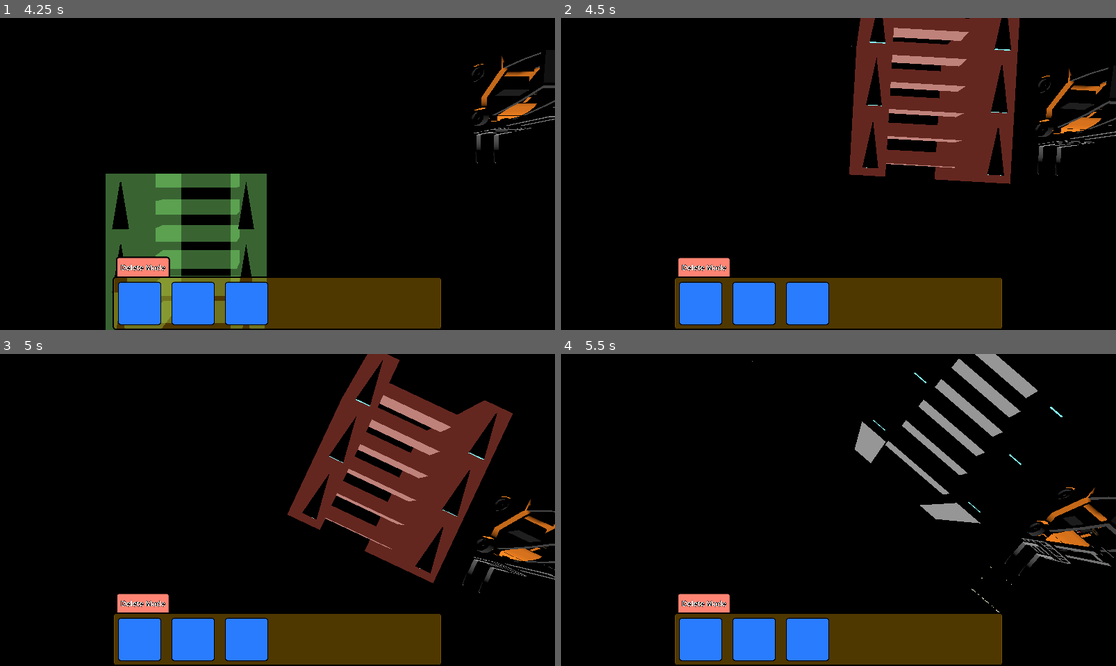
Above: before the commit, frames 1-4 (two rows, left to right).
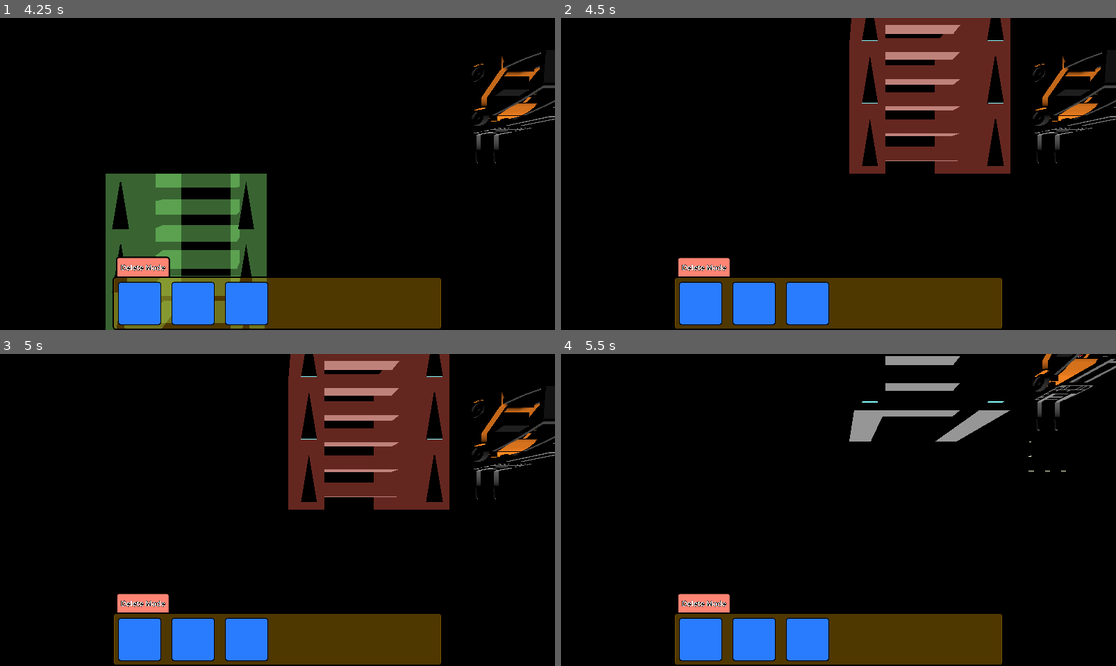
Above: after the commit, the same moments.

Repository: ThomsenK4oss/FactoryTycoon
Game: Godot game, scene res://Scenes/main.tscn
The game is run twice, just before and just after one commit, with the same random seed, the same clock (stepped at 60 frames per second) and the same inputs.
Inputs (mouse positions are in pixels of both pictures, inside the frame that each line leads up to):
- Up to frame 1 (4.25 s): click (138, 301) at 0.5 s; click (194, 301) at 1.25 s; click "Play" at 2 s; click (244, 301) at 2.75 s; click "s" at 3.5 s
- Up to frame 2 (4.5 s): tap Enter at 4.25 s; move the mouse to (960, 158) at 4.27 s; hold E (rotate_right, bound only before the commit) from 4.28 s (still down); hold Shift (Shift) from 4.28 s (still down); click (960, 158) at 4.35 s
- Up to frame 3 (5 s): keep holding E (rotate_right, bound only before the commit); keep holding Shift (Shift)
- Up to frame 4 (5.5 s): move the mouse to (727, 525) at 5.02 s; release E (rotate_right, bound only before the commit) at 5.03 s; release Shift (Shift) at 5.03 s; hold S (down) from 5.03 s (still down); tap Shift (Shift) at 5.1 s; tap R (r) at 5.3 s

Frame 1 is identical in both runs. In frame 2, 6.9% of the frame differs, in the area x 51-100%, y 0-54%; in frame 3, 15%, in the area x 51-100%, y 0-77%; in frame 4, 6.4%.

Commit message:
Delete, Machine + belts
I added a delete mode which allows you to delete machine and get 75% of the cost back. I also added costs to machines and belts

Diff:
--- a/Scenes/Machines/Belts/Straight Conveyor.tscn
+++ b/Scenes/Machines/Belts/Straight Conveyor.tscn
@@ -23,6 +23,9 @@
 
 [sub_resource type="StandardMaterial3D" id="StandardMaterial3D_afh4a"]
 albedo_color = Color(0.509804, 1, 1, 1)
+
+[sub_resource type="BoxShape3D" id="BoxShape3D_8gvxq"]
+size = Vector3(5, 3, 6)
 
 [node name="Conveyor_Belt" type="Node3D" node_paths=PackedStringArray("belt_parts", "path")]
 script = ExtResource("1_8gvxq")
@@ -115,4 +118,13 @@
 mesh = SubResource("PrismMesh_8gvxq")
 surface_material_override/0 = SubResource("StandardMaterial3D_afh4a")
 
+[node name="StaticBody3D" type="StaticBody3D" parent="."]
+collision_layer = 2147483648
+collision_mask = 0
+
+[node name="CollisionShape3D" type="CollisionShape3D" parent="StaticBody3D"]
+transform = Transform3D(1, 0, 0, 0, 1, 0, 0, 0, 1, 0, 1.5, 0)
+shape = SubResource("BoxShape3D_8gvxq")
+disabled = true
+
 [connection signal="area_entered" from="Area3D" to="." method="_on_area_3d_area_entered"]
--- a/Scenes/Machines/Belts/curved left conveyor.tscn
+++ b/Scenes/Machines/Belts/curved left conveyor.tscn
@@ -26,6 +26,9 @@
 
 [sub_resource type="StandardMaterial3D" id="StandardMaterial3D_knop5"]
 albedo_color = Color(0.509804, 1, 1, 1)
+
+[sub_resource type="BoxShape3D" id="BoxShape3D_3mdsh"]
+size = Vector3(5.5, 3, 5.5)
 
 [node name="Curve_Right_Basic_Conveyor" type="Node3D" node_paths=PackedStringArray("belt_parts", "path")]
 script = ExtResource("1_3mdsh")
@@ -118,4 +121,13 @@
 mesh = SubResource("PrismMesh_3mdsh")
 surface_material_override/0 = SubResource("StandardMaterial3D_knop5")
 
+[node name="StaticBody3D" type="StaticBody3D" parent="."]
+collision_layer = 2147483648
+collision_mask = 0
+
+[node name="CollisionShape3D" type="CollisionShape3D" parent="StaticBody3D"]
+transform = Transform3D(1, 0, 0, 0, 1, 0, 0, 0, 1, -0.25, 1.5, 0.25)
+shape = SubResource("BoxShape3D_3mdsh")
+disabled = true
+
 [connection signal="area_entered" from="Area3D" to="." method="_on_area_3d_area_entered"]
--- a/Scenes/Machines/Belts/curved right conveyor.tscn
+++ b/Scenes/Machines/Belts/curved right conveyor.tscn
@@ -26,6 +26,9 @@
 
 [sub_resource type="StandardMaterial3D" id="StandardMaterial3D_mwq0g"]
 albedo_color = Color(0.509804, 1, 1, 1)
+
+[sub_resource type="BoxShape3D" id="BoxShape3D_xh5jg"]
+size = Vector3(5.5, 3, 5.5)
 
 [node name="Curve_Right_Basic_Conveyor" type="Node3D" node_paths=PackedStringArray("belt_parts", "path")]
 script = ExtResource("1_1gusy")
@@ -118,4 +121,13 @@
 mesh = SubResource("PrismMesh_xh5jg")
 surface_material_override/0 = SubResource("StandardMaterial3D_mwq0g")
 
+[node name="StaticBody3D" type="StaticBody3D" parent="."]
+collision_layer = 2147483648
+collision_mask = 0
+
+[node name="CollisionShape3D" type="CollisionShape3D" parent="StaticBody3D"]
+transform = Transform3D(1, 0, 0, 0, 1, 0, 0, 0, 1, 0.25, 1.5, 0.25)
+shape = SubResource("BoxShape3D_xh5jg")
+disabled = true
+
 [connection signal="area_entered" from="Area3D" to="." method="_on_area_3d_area_entered"]
--- a/Scenes/Machines/machine.tscn
+++ b/Scenes/Machines/machine.tscn
@@ -15,6 +15,9 @@
 "tilts": PackedFloat32Array(0, 0)
 }
 point_count = 2
+
+[sub_resource type="BoxShape3D" id="BoxShape3D_s6nf4"]
+size = Vector3(4, 4, 5)
 
 [node name="Machine" type="Node3D" node_paths=PackedStringArray("path", "machine_parts", "spawn_timer")]
 script = ExtResource("1_63um2")
@@ -40,4 +43,13 @@
 [node name="Path3D" type="Path3D" parent="."]
 curve = SubResource("Curve3D_s6nf4")
 
+[node name="StaticBody3D" type="StaticBody3D" parent="."]
+collision_layer = 2147483648
+collision_mask = 0
+
+[node name="CollisionShape3D" type="CollisionShape3D" parent="StaticBody3D"]
+transform = Transform3D(1, 0, 0, 0, 1, 0, 0, 0, 1, 0, 2, -0.5)
+shape = SubResource("BoxShape3D_s6nf4")
+disabled = true
+
 [connection signal="timeout" from="Spawn_Timer" to="." method="_on_spawn_timer_timeout"]
--- a/Scenes/UI/ui.tscn
+++ b/Scenes/UI/ui.tscn
@@ -1,9 +1,12 @@
-[gd_scene load_steps=10 format=3 uid="uid://b5n7r4rot3x6r"]
+[gd_scene load_steps=11 format=3 uid="uid://b5n7r4rot3x6r"]
 
 [ext_resource type="PackedScene" uid="uid://cu18ccgqvbqgo" path="res://Scenes/UI/tool-button.tscn" id="1_ahcct"]
 [ext_resource type="Script" uid="uid://cx8cbvtm3prth" path="res://Scripts/UI/toolbox.gd" id="1_de23q"]
 [ext_resource type="PackedScene" uid="uid://8dvu7wfgxggf" path="res://Scenes/UI/ESC_UI.tscn" id="3_c7mb3"]
 [ext_resource type="PackedScene" uid="uid://cfrw4tgf17ao6" path="res://Scenes/UI/belt_ui.tscn" id="4_fo61o"]
+
+[sub_resource type="StyleBoxFlat" id="StyleBoxFlat_fo61o"]
+bg_color = Color(1, 0.621042, 0.563658, 0.0980392)
 
 [sub_resource type="StyleBoxFlat" id="StyleBoxFlat_ej242"]
 bg_color = Color(0.788235, 0.54902, 0, 0.392157)
@@ -30,6 +33,7 @@
 
 [sub_resource type="SystemFont" id="SystemFont_1c2ca"]
 font_names = PackedStringArray("Bowlby One SC")
+subpixel_positioning = 0
 
 [sub_resource type="LabelSettings" id="LabelSettings_duuxe"]
 font = SubResource("SystemFont_1c2ca")
@@ -42,7 +46,16 @@
 [node name="CanvasLayer" type="CanvasLayer" parent="."]
 process_mode = 3
 
-[node name="Toolbox" type="Panel" parent="CanvasLayer" node_paths=PackedStringArray("Pause_Menu", "Belt_Menu")]
+[node name="Delete_indicator" type="Panel" parent="CanvasLayer"]
+visible = false
+anchors_preset = 15
+anchor_right = 1.0
+anchor_bottom = 1.0
+grow_horizontal = 2
+grow_vertical = 2
+theme_override_styles/panel = SubResource("StyleBoxFlat_fo61o")
+
+[node name="Toolbox" type="Panel" parent="CanvasLayer" node_paths=PackedStringArray("Pause_Menu", "Belt_Menu", "delete_indicator")]
 anchors_preset = 7
 anchor_left = 0.5
 anchor_top = 1.0
@@ -57,6 +70,7 @@
 script = ExtResource("1_de23q")
 Pause_Menu = NodePath("../Pause_Menu")
 Belt_Menu = NodePath("../Belt_Menu")
+delete_indicator = NodePath("../Delete_indicator")
 
 [node name="GridContainer" type="GridContainer" parent="CanvasLayer/Toolbox"]
 layout_mode = 1
--- a/Scenes/main.tscn
+++ b/Scenes/main.tscn
@@ -9,6 +9,7 @@
 [ext_resource type="Material" uid="uid://dlj3ene0f3bho" path="res://Textures/Can_place_texture.tres" id="7_ynf5e"]
 [ext_resource type="Material" uid="uid://de0wd5avy28x5" path="res://Textures/Cant_place_texture.tres" id="8_hptm8"]
 [ext_resource type="Script" uid="uid://bb6gsofcqe8so" path="res://Scripts/belt_controller.gd" id="9_ynf5e"]
+[ext_resource type="Script" uid="uid://c8r67noe3brmk" path="res://Scripts/delete_controller.gd" id="10_hptm8"]
 
 [node name="Factory" type="Node3D" groups=["FactoryNode"]]
 
@@ -53,3 +54,6 @@
 current_belt = NodePath("../Current_belt")
 can_place_texture = ExtResource("7_ynf5e")
 cant_place_texture = ExtResource("8_hptm8")
+
+[node name="DeleteController" type="Node" parent="."]
+script = ExtResource("10_hptm8")
--- a/Scripts/Belts/Belt.gd
+++ b/Scripts/Belts/Belt.gd
@@ -1,6 +1,8 @@
 extends Node3D
 
 var outputs: Array[PathFollow3D]
+
+var return_amount: float
 
 @export var belt_name: String
 
@@ -12,11 +14,23 @@
 
 var active: bool = false
 
+func activate_collision():
+	$StaticBody3D/CollisionShape3D.disabled = false
+
+func delete_items():
+	active = false
+	for i in outputs:
+		outputs.erase(i)
+
+	for i in path.get_children():
+		i.queue_free()
+
 func _process(delta: float) -> void:
 	if active:
 		for i in outputs:
-			if i.progress_ratio == 1:
-				outputs.erase(i)
+			if i != null:
+				if i.progress_ratio == 1:
+					outputs.erase(i)
 
 func _on_area_3d_area_entered(area: Area3D) -> void:
 	if active:
--- a/Scripts/CameraController.gd
+++ b/Scripts/CameraController.gd
@@ -22,19 +22,17 @@
 	zoom_target = camera.position.z
 
 func _process(delta: float) -> void:
-	if Input.is_action_just_pressed("rotate"):
+	if Input.is_action_just_pressed("Right_Click"):
 		Input.set_mouse_mode(Input.MOUSE_MODE_CAPTURED)
-	elif Input.is_action_just_released("rotate"):
+	elif Input.is_action_just_released("Right_Click"):
 		Input.set_mouse_mode(Input.MOUSE_MODE_VISIBLE)
 	# get input directions
 	var input_directions = Input.get_vector("left","right","up","down")
 	var movement_directions = (transform.basis * Vector3(input_directions.x,0,input_directions.y)).normalized()
-	var rotate_keys = Input.get_axis("rotate_left", "rotate_right")
 	var zoom_dir = (int(Input.is_action_just_pressed("zoom_out"))-
 					int(Input.is_action_just_released("zoom_in")))
 
 	move_target += move_speed * movement_directions
-	rotate_target += rotate_keys * rotate_speed
 	zoom_target += zoom_dir * zoom_speed
 
 	position = lerp(position, move_target, 0.05)
@@ -42,7 +40,7 @@
 	camera.position.z = lerp(camera.position.z, zoom_target, 0.1)
 
 func _unhandled_input(event: InputEvent) -> void:
-	if event is InputEventMouseMotion and Input.is_action_pressed("rotate"):
+	if event is InputEventMouseMotion and Input.is_action_pressed("Right_Click"):
 		rotate_target -= event.relative.x * mouse_sesitivity
 		rotationx.rotation_degrees.x -= event.relative.y * mouse_sesitivity
 		rotationx.rotation_degrees.x = clamp(rotationx.rotation_degrees.x, -10, 90)
--- a/Scripts/Machines/machine_belt.gd
+++ b/Scripts/Machines/machine_belt.gd
@@ -1,6 +1,8 @@
 extends Node3D
 
 var machine_name: String = "Test"
+
+var return_amount: float
 
 @export var path: Path3D
 
@@ -9,6 +11,13 @@
 @export var spawn_timer: Timer
 
 @export var output: PackedScene
+
+func delete_items():
+	for i in path.get_children():
+		i.queue_free()
+
+func activate_collision():
+	$StaticBody3D/CollisionShape3D.disabled = false
 
 func start_output():
 	spawn_timer.start()
--- a/Scripts/UI/toolbox.gd
+++ b/Scripts/UI/toolbox.gd
@@ -1,10 +1,12 @@
 extends Panel
+
+@onready var container: GridContainer = $GridContainer
 
 @export var Pause_Menu: GridContainer
 
 @export var Belt_Menu: Panel
 
-@onready var container: GridContainer = $GridContainer
+@export var delete_indicator: Panel
 
 func _ready() -> void:
 	for i in container.get_child_count():
@@ -20,4 +22,9 @@
 		Belt_Menu.visible = !Belt_Menu.visible
 
 func _on_delete_machines_pressed() -> void:
-	pass # Replace with function body.
+	if Database.delete_mode == false:
+		Database.delete_mode = true
+		delete_indicator.visible = true
+	else:
+		Database.delete_mode = false
+		delete_indicator.visible = false
--- a/Scripts/belt_controller.gd
+++ b/Scripts/belt_controller.gd
@@ -18,7 +18,7 @@
 
 	if show_belt:
 		if can_place():
-			if Input.is_action_just_pressed("Click"):
+			if Input.is_action_just_pressed("Left_Click"):
 				place_belt()
 		if Input.is_action_just_released("Shift"):
 			Database.selected_belt = {}
@@ -126,34 +126,47 @@
 		return false
 
 func place_belt():
-	var mouse_pos = get_mouse_pos()
-	if mouse_pos:
-		var local_pos = grid_map.to_local(mouse_pos)
-		var map_pos = grid_map.local_to_map(local_pos)
-		var pos = Vector3(place_on_grid(map_pos).x, 0.5, place_on_grid(map_pos).z)
+	if Database.current_save["Gold"] >= Database.selected_belt["Cost"]:
+		var mouse_pos = get_mouse_pos()
+		if mouse_pos:
+			var local_pos = grid_map.to_local(mouse_pos)
+			var map_pos = grid_map.local_to_map(local_pos)
+			var pos = Vector3(place_on_grid(map_pos).x, 0.5, place_on_grid(map_pos).z)
 
-		if Input.is_action_pressed("Shift"):
-			var instance = load(Database.selected_belt["Scene"]).instantiate()
-			belts_holder.add_child(instance)
+			if Input.is_action_pressed("Shift"):
+				var instance = load(Database.selected_belt["Scene"]).instantiate()
+				belts_holder.add_child(instance)
 
-			instance.global_position = Vector3(pos.x, 0.5, pos.z)
-			instance.rotation_degrees.y = current_belt.rotation_degrees.y
+				instance.global_position = Vector3(pos.x, 0.5, pos.z)
+				instance.rotation_degrees.y = current_belt.rotation_degrees.y
 
-			Database.placed_belts[Database.placed_belts.size()] = instance.global_position
+				instance.activate_collision()
 
-			instance.active = true
-		else:
-			var instance = load(Database.selected_belt["Scene"]).instantiate()
-			belts_holder.add_child(instance)
+				Database.placed_belts[Database.placed_belts.size()] = instance.global_position
 
-			instance.global_position = Vector3(pos.x, 0.5, pos.z)
-			instance.rotation_degrees.y = current_belt.rotation_degrees.y
+				Database.current_save["Gold"] -= Database.selected_belt["Cost"]
 
-			Database.placed_belts[Database.placed_belts.size()] = instance.global_position
+				instance.return_amount = (Database.selected_belt["Cost"] * 0.75)
 
-			instance.active = true
+				instance.active = true
+			else:
+				var instance = load(Database.selected_belt["Scene"]).instantiate()
+				belts_holder.add_child(instance)
 
-			Database.selected_belt = {}
-			show_belt = false
+				instance.global_position = Vector3(pos.x, 0.5, pos.z)
+				instance.rotation_degrees.y = current_belt.rotation_degrees.y
 
-			current_belt.visible = false
+				instance.activate_collision()
+
+				Database.placed_belts[Database.placed_belts.size()] = instance.global_position
+
+				Database.current_save["Gold"] -= Database.selected_belt["Cost"]
+
+				instance.return_amount = (Database.selected_belt["Cost"] * 0.75)
+
+				instance.active = true
+
+				Database.selected_belt = {}
+				show_belt = false
+
+				current_belt.visible = false
--- /dev/null
+++ b/Scripts/delete_controller.gd
@@ -0,0 +1,105 @@
+extends Node
+
+@onready var grid_map: GridMap = get_parent().get_node("Tiles/Map_System/GridMap")
+
+var belt_at_pos: bool
+var machine_at_pos: bool
+
+func _input(event: InputEvent) -> void:
+	if event.is_action_pressed("Left_Click"):
+		delete_machine()
+		delete_belt()
+
+func get_mouse_pos():
+	var mouse_pos = get_viewport().get_mouse_position()
+
+	var camera = get_viewport().get_camera_3d()
+	var origin = camera.project_ray_origin(mouse_pos)
+	var direction = camera.project_ray_normal(mouse_pos)
+
+	var space_state = get_parent().get_world_3d().direct_space_state
+	var ray_length = 1000
+	var end = origin + direction * ray_length
+	var query = PhysicsRayQueryParameters3D.create(origin, end)
+	var result = space_state.intersect_ray(query)
+
+	if result:
+		var mouse_position_3D = result["position"]
+		return mouse_position_3D
+	return null
+
+func get_structure():
+	var mouse_pos = get_viewport().get_mouse_position()
+
+	var camera = get_viewport().get_camera_3d()
+	var origin = camera.project_ray_origin(mouse_pos)
+	var direction = camera.project_ray_normal(mouse_pos)
+
+	var space_state = get_parent().get_world_3d().direct_space_state
+	var ray_length = 1000
+	var end = origin + direction * ray_length
+	var query = PhysicsRayQueryParameters3D.create(origin, end)
+	var result = space_state.intersect_ray(query)
+
+	if result:
+		var stucture = result["collider"]
+		return stucture
+	return null
+
+func place_on_grid(map_pos) -> Vector3:
+	var grid_local_pos = grid_map.map_to_local(map_pos)
+	var grid_pos = grid_map.to_global(grid_local_pos)
+
+	return Vector3(grid_pos.x, 0.5, grid_pos.z)
+
+func check_grid_pos(pos):
+	for i in Database.placed_belts:
+		if Database.placed_belts[i] == pos:
+			belt_at_pos = true
+			machine_at_pos = false
+			return
+
+	for i in Database.placed_machines:
+		if Database.placed_machines[i] == pos:
+			machine_at_pos = true
+			belt_at_pos = false
+			return
+
+	belt_at_pos = false
+	machine_at_pos = false
+
+func delete_machine():
+	if Database.delete_mode:
+		var mouse_pos = get_mouse_pos()
+		if mouse_pos != null:
+			var local_pos = grid_map.to_local(mouse_pos)
+			var map_pos = grid_map.local_to_map(local_pos)
+			var grid_pos = place_on_grid(map_pos)
+
+			check_grid_pos(grid_pos)
+			if machine_at_pos:
+				for i in Database.placed_machines:
+					if Database.placed_machines[i] == grid_pos:
+						Database.current_save["Gold"] += get_structure().get_parent().return_amount
+						Database.placed_machines.erase(i)
+						get_structure().get_parent().delete_items()
+						get_structure().get_parent().queue_free()
+						break
+
+func delete_belt():
+	if Database.delete_mode:
+		var mouse_pos = get_mouse_pos()
+		if mouse_pos != null:
+			var local_pos = grid_map.to_local(mouse_pos)
+			var map_pos = grid_map.local_to_map(local_pos)
+			var grid_pos = place_on_grid(map_pos)
+
+			check_grid_pos(grid_pos)
+			if belt_at_pos:
+				for i in Database.placed_belts:
+					if Database.placed_belts[i] == grid_pos:
+						Database.current_save["Gold"] += get_structure().get_parent().return_amount
+						Database.placed_belts.erase(i)
+						get_structure().get_parent().delete_items()
+						get_structure().get_parent().queue_free()
+						break
--- a/Scripts/machine_controller.gd
+++ b/Scripts/machine_controller.gd
@@ -20,8 +20,13 @@
 
 	if show_machine:
 		if can_place():
-			if Input.is_action_just_pressed("Click"):
+			if Input.is_action_just_pressed("Left_Click"):
 				place_machine()
+		if Input.is_action_just_released("Shift"):
+			Database.selected_belt = {}
+			show_machine = false
+
+			current_machine.visible = false
 
 func get_mouse_pos():
 	var mouse_pos = get_viewport().get_mouse_position()
@@ -123,34 +128,47 @@
 		return false
 
 func place_machine():
-	var mouse_pos = get_mouse_pos()
-	if mouse_pos:
-		var local_pos = grid_map.to_local(mouse_pos)
-		var map_pos = grid_map.local_to_map(local_pos)
-		var pos = Vector3(place_on_grid(map_pos).x, 0.5, place_on_grid(map_pos).z)
+	if Database.current_save["Gold"] >= Database.selected_machine["Cost"]:
+		var mouse_pos = get_mouse_pos()
+		if mouse_pos:
+			var local_pos = grid_map.to_local(mouse_pos)
+			var map_pos = grid_map.local_to_map(local_pos)
+			var pos = Vector3(place_on_grid(map_pos).x, 0.5, place_on_grid(map_pos).z)
 
-		if Input.is_action_pressed("Shift"):
-			var instance = load(Database.selected_machine["Scene"]).instantiate()
-			machines_holder.add_child(instance)
+			if Input.is_action_pressed("Shift"):
+				var instance = load(Database.selected_machine["Scene"]).instantiate()
+				machines_holder.add_child(instance)
 
-			instance.global_position = Vector3(pos.x, 0.5, pos.z)
-			instance.rotation_degrees.y = current_machine.rotation_degrees.y
+				instance.global_position = Vector3(pos.x, 0.5, pos.z)
+				instance.rotation_degrees.y = current_machine.rotation_degrees.y
 
-			Database.placed_machines[Database.placed_machines.size()] = instance.global_position
+				instance.activate_collision()
 
-			instance.start_output()
-		else:
-			var instance = load(Database.selected_machine["Scene"]).instantiate()
-			machines_holder.add_child(instance)
+				Database.placed_machines[Database.placed_machines.size()] = instance.global_position
 
-			instance.global_position = Vector3(pos.x, 0.5, pos.z)
-			instance.rotation_degrees.y = current_machine.rotation_degrees.y
+				Database.current_save["Gold"] -= Database.selected_machine["Cost"]
 
-			Database.placed_machines[Database.placed_machines.size()] = instance.global_position
+				instance.return_amount = (Database.selected_machine["Cost"] * 0.75)
 
-			instance.start_output()
+				instance.start_output()
+			else:
+				var instance = load(Database.selected_machine["Scene"]).instantiate()
+				machines_holder.add_child(instance)
 
-			Database.selected_machine = {}
-			show_machine = false
+				instance.global_position = Vector3(pos.x, 0.5, pos.z)
+				instance.rotation_degrees.y = current_machine.rotation_degrees.y
 
-			current_machine.visible = false
+				instance.activate_collision()
+
+				Database.placed_machines[Database.placed_machines.size()] = instance.global_position
+
+				Database.current_save["Gold"] -= Database.selected_machine["Cost"]
+
+				instance.return_amount = (Database.selected_machine["Cost"] * 0.75)
+
+				instance.start_output()
+
+				Database.selected_machine = {}
+				show_machine = false
+
+				current_machine.visible = false
--- a/project.godot
+++ b/project.godot
@@ -55,19 +55,9 @@
 "events": [Object(InputEventKey,"resource_local_to_scene":false,"resource_name":"","device":-1,"window_id":0,"alt_press …(192 unchanged characters)…
 ]
 }
-rotate={
+Right_Click={
 "deadzone": 0.2,
 "events": [Object(InputEventMouseButton,"resource_local_to_scene":false,"resource_name":"","device":-1,"window_id":0,"a …(258 unchanged characters)…
-]
-}
-rotate_left={
-"deadzone": 0.2,
-"events": [Object(InputEventKey,"resource_local_to_scene":false,"resource_name":"","device":-1,"window_id":0,"alt_pressed":false,"shift_pressed":false,"ctrl_pressed":false,"meta_pressed":false,"pressed":false,"keycode":0,"physical_keycode":81,"key_label":0,"unicode":113,"location":0,"echo":false,"script":null)
-]
-}
-rotate_right={
-"deadzone": 0.2,
-"events": [Object(InputEventKey,"resource_local_to_scene":false,"resource_name":"","device":-1,"window_id":0,"alt_pressed":false,"shift_pressed":false,"ctrl_pressed":false,"meta_pressed":false,"pressed":false,"keycode":0,"physical_keycode":69,"key_label":0,"unicode":101,"location":0,"echo":false,"script":null)
 ]
 }
 zoom_out={
@@ -80,7 +70,7 @@
 "events": [Object(InputEventMouseButton,"resource_local_to_scene":false,"resource_name":"","device":-1,"window_id":0,"a …(258 unchanged characters)…
 ]
 }
-Click={
+Left_Click={
 "deadzone": 0.2,
 "events": [Object(InputEventMouseButton,"resource_local_to_scene":false,"resource_name":"","device":-1,"window_id":0,"a …(257 unchanged characters)…
 ]
Not shown: 1 places in Scenes/Machines/Belts/Straight Conveyor.tscn that only renumber resources
Not shown: 1 places in Scenes/Machines/Belts/curved left conveyor.tscn that only renumber resources
Not shown: 1 places in Scenes/Machines/Belts/curved right conveyor.tscn that only renumber resources
Not shown: 1 places in Scenes/Machines/machine.tscn that only renumber resources
Not shown: 1 places in Scenes/main.tscn that only renumber resources
Not shown, added: Scripts/delete_controller.gd.uid
